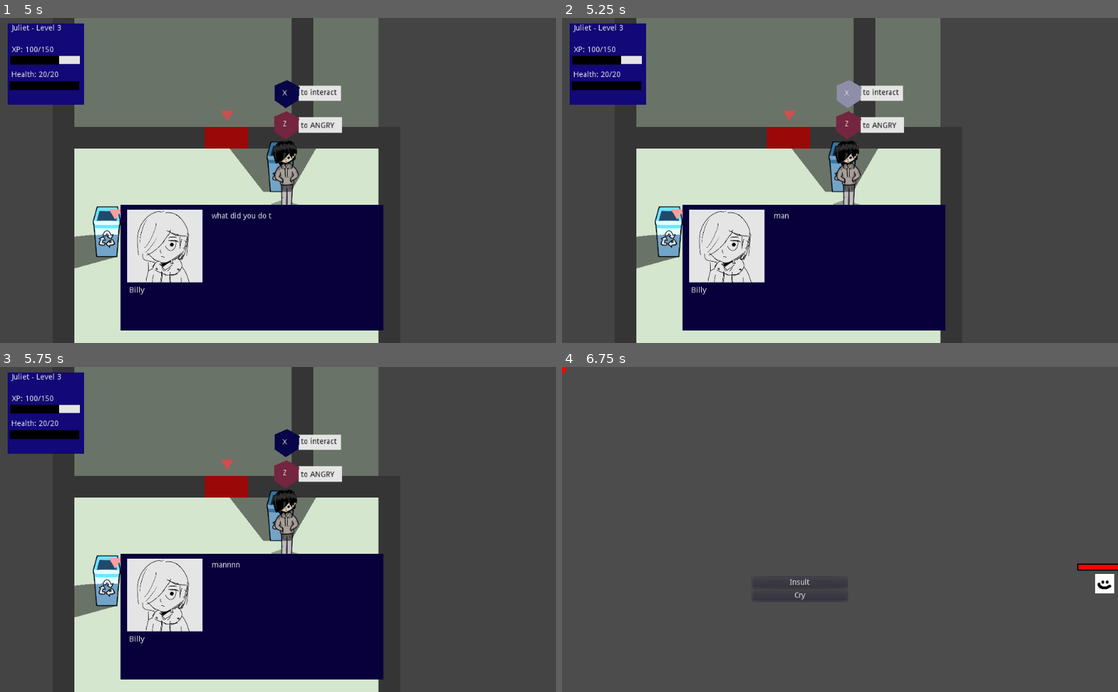
Above: before the commit, frames 1-4 (two rows, left to right).
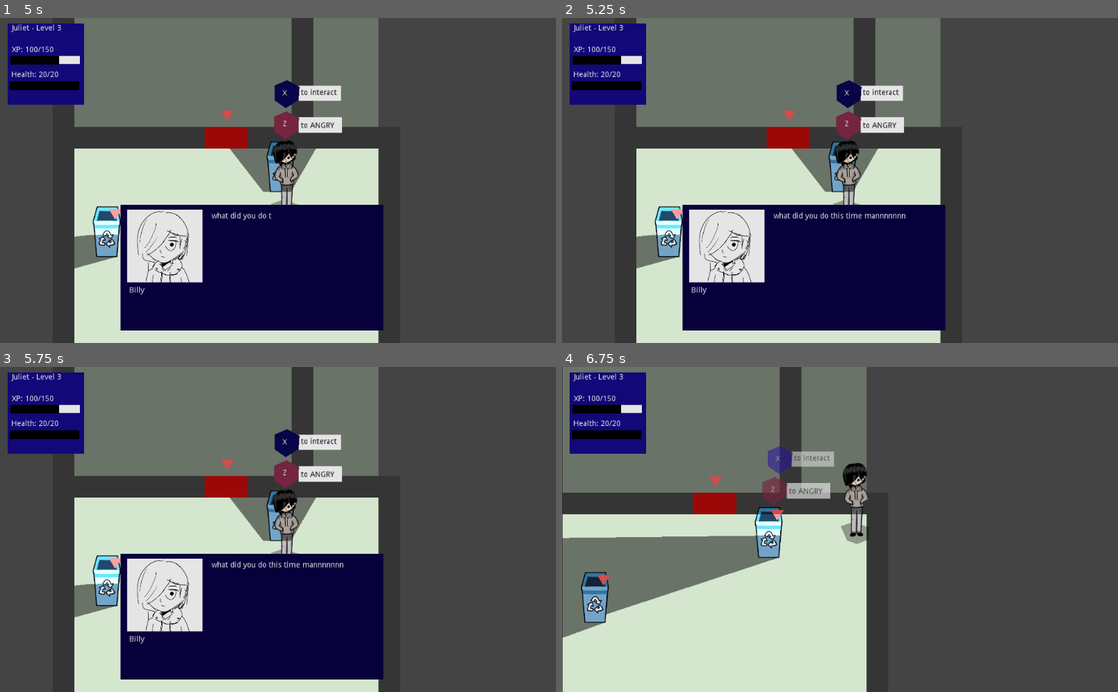
Above: after the commit, the same moments.

Repository: johnfn/ld49
Game: Godot game, scene res://Main.tscn
Two runs of this game, one before a commit and one after it. Both use one fixed random seed, a clock stepped at 60 frames per second and the inputs below.
Inputs:
- Up to frame 1 (5 s): hold Right (ui_right) 0.53-1.28 s; tap Z (action) at 0.6, 1.35, 2.3, 2.85, 3.6, 4.55 s; tap Enter at 1.25, 4.25 s; hold Down (ui_down) 1.28-2.03 s; hold Right (ui_right) 2.03-2.78 s; tap X (angry) at 2.1, 4.35 s; tap Space at 2.75 s; hold Up (ui_up) 2.78-3.53 s; hold Left (ui_left) from 3.53 s (still down)
- Up to frame 2 (5.25 s): release Left (ui_left) at 5.03 s; hold Down (ui_down) from 5.03 s (still down); tap Z (action) at 5.1 s
- Up to frame 3 (5.75 s): keep holding Down (ui_down)
- Up to frame 4 (6.75 s): tap Space at 5.75 s; release Down (ui_down) at 5.78 s; hold Right (ui_right) 5.78-6.53 s; tap Z (action) at 5.85 s; hold Up (ui_up) from 6.53 s (still down); tap X (angry) at 6.6 s

Frame 1 is identical in both runs. In frame 2, 0.5% of the frame differs, in the area x 38-62%, y 19-63%; in frame 3, 0.2%; in frame 4, 51%, in the area x 0-100%, y 0-100%.

Commit message:
YAS

Diff:
--- a/Cinematics.gd
+++ b/Cinematics.gd
@@ -7,7 +7,7 @@
 
 func start_cinematic():
   get_tree().paused = true
-  G.pause_mode = G.PauseMode.Cinematic
+  G.mode = G.PauseMode.Cinematic
 
 func insta_go_to_black():
   screen_fade.visible = true
@@ -99,5 +99,5 @@
       child.visible = false
 
 func _process(delta):
-  if G.pause_mode != G.PauseMode.Cinematic:
+  if G.mode != G.PauseMode.Cinematic:
     return
--- a/Dialog.gd
+++ b/Dialog.gd
@@ -39,7 +39,7 @@
 
         visible = false
         get_tree().paused = false
-        G.pause_mode = G.PauseMode.None
+        G.mode = G.PauseMode.None
       else:
         get_next_dialog()
   else:
@@ -54,7 +54,7 @@
   # and instantly advancing dialog
   yield(get_tree(), "idle_frame")
   get_tree().paused = true
-  G.pause_mode = G.PauseMode.Dialog
+  G.mode = G.PauseMode.Dialog
   visible = true
   tick = 0
 
@@ -66,5 +66,5 @@
   get_next_dialog()
 
 func _process(delta):
-  if G.pause_mode == G.PauseMode.Dialog:
+  if G.mode == G.PauseMode.Dialog:
     process_dialog()
Not shown, added: audio/Burn Notice - Battle Theme.mp3.import
